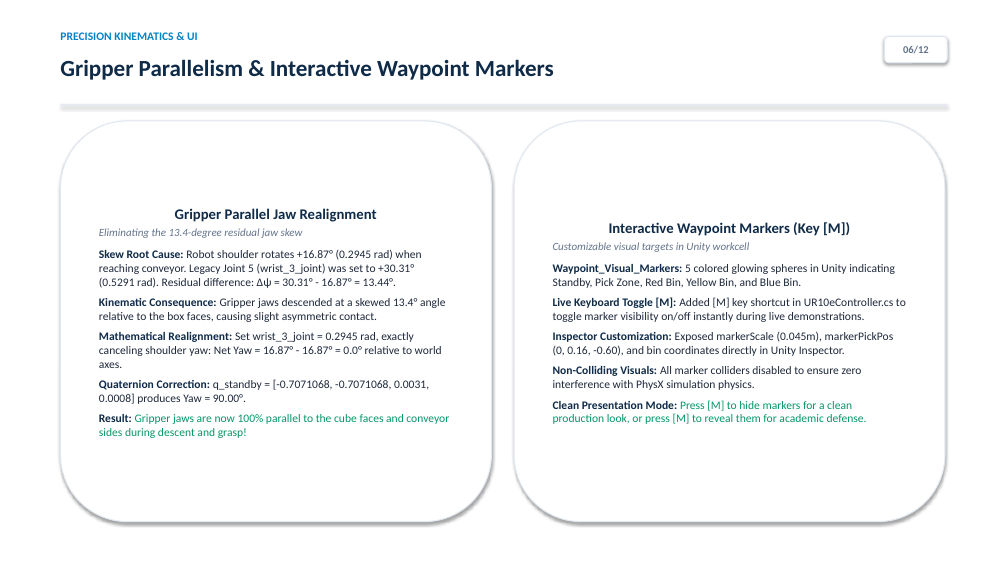
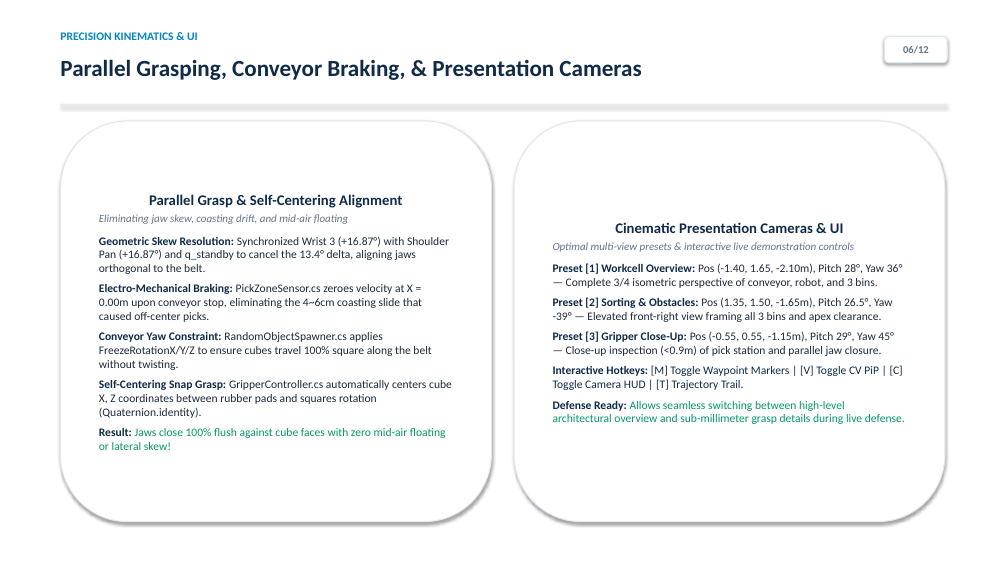
Before and after one commit to lnkduyy/VGU26-Project-UC8, a slide deck: slide 6 of docs/week07/UC8_Week07_Presentation.pptx. Drawn at 1008x567 pixels with LibreOffice and Linux fonts; fonts in the diff are those of the drawing. Boxes give left, top, right and bottom in pixels: in the first picture for what was removed or moved away, otherwise in the second. Text is boxed around its words. In the diff, an @@ line names an element or a change of style, - is before the commit and + after.

Commit message:
docs(week07): finalize presentation slides, PPTX, PDF and calibrate cinematic camera presets 1-3

```diff
--- a/docs/week07/UC8_Week07_Presentation.pptx
+++ b/docs/week07/UC8_Week07_Presentation.pptx
@@ text at (60, 59, 641, 80): text changed @@
-Gripper Parallelism & Interactive Waypoint Markers
+Parallel Grasping, Conveyor Braking, & Presentation Cameras
@@ text in rounded rectangle at (99, 194, 452, 450): text changed @@
-Gripper Parallel Jaw Realignment
-Eliminating the 13.4-degree residual jaw skew
-Skew Root Cause: Robot shoulder rotates +16.87° (0.2945 rad) when reaching conveyor. Legacy Joint 5 (wrist_3_joint) was set to +30.31° (0.5291 rad). Residual difference: Δψ = 30.31° - 16.87° = 13.44°.
-Kinematic Consequence: Gripper jaws descended at a skewed 13.4° angle relative to the box faces, causing slight asymmetric contact.
-Mathematical Realignment: Set wrist_3_joint = 0.2945 rad, exactly canceling shoulder yaw: Net Yaw = 16.87° - 16.87° = 0.0° relative to world axes.
-Quaternion Correction: q_standby = [-0.7071068, -0.7071068, 0.0031, 0.0008] produces Yaw = 90.00°.
-Result: Gripper jaws are now 100% parallel to the cube faces and conveyor sides during descent and grasp!
+Parallel Grasp & Self-Centering Alignment
+Eliminating jaw skew, coasting drift, and mid-air floating
+Geometric Skew Resolution: Synchronized Wrist 3 (+16.87°) with Shoulder Pan (+16.87°) and q_standby to cancel the 13.4° delta, aligning jaws orthogonal to the belt.
+Electro-Mechanical Braking: PickZoneSensor.cs zeroes velocity at X = 0.00m upon conveyor stop, eliminating the 4~6cm coasting slide that caused off-center picks.
+Conveyor Yaw Constraint: RandomObjectSpawner.cs applies FreezeRotationX/Y/Z to ensure cubes travel 100% square along the belt without twisting.
+Self-Centering Snap Grasp: GripperController.cs automatically centers cube X, Z coordinates between rubber pads and squares rotation (Quaternion.identity).
+Result: Jaws close 100% flush against cube faces with zero mid-air floating or lateral skew!
@@ text in rounded rectangle at (553, 222, 905, 424): text changed @@
-Interactive Waypoint Markers (Key [M])
-Customizable visual targets in Unity workcell
-Waypoint_Visual_Markers: 5 colored glowing spheres in Unity indicating Standby, Pick Zone, Red Bin, Yellow Bin, and Blue Bin.
-Live Keyboard Toggle [M]: Added [M] key shortcut in UR10eController.cs to toggle marker visibility on/off instantly during live demonstrations.
-Inspector Customization: Exposed markerScale (0.045m), markerPickPos (0, 0.16, -0.60), and bin coordinates directly in Unity Inspector.
-Non-Colliding Visuals: All marker colliders disabled to ensure zero interference with PhysX simulation physics.
-Clean Presentation Mode: Press [M] to hide markers for a clean production look, or press [M] to reveal them for academic defense.
+Cinematic Presentation Cameras & UI
+Optimal multi-view presets & interactive live demonstration controls
+Preset [1] Workcell Overview: Pos (-1.40, 1.65, -2.10m), Pitch 28°, Yaw 36° — Complete 3/4 isometric perspective of conveyor, robot, and 3 bins.
+Preset [2] Sorting & Obstacles: Pos (1.35, 1.50, -1.65m), Pitch 26.5°, Yaw -39° — Elevated front-right view framing all 3 bins and apex clearance.
+Preset [3] Gripper Close-Up: Pos (-0.55, 0.55, -1.15m), Pitch 29°, Yaw 45° — Close-up inspection (<0.9m) of pick station and parallel jaw closure.
+Interactive Hotkeys: [M] Toggle Waypoint Markers | [V] Toggle CV PiP | [C] Toggle Camera HUD | [T] Trajectory Trail.
+Defense Ready: Allows seamless switching between high-level architectural overview and sub-millimeter grasp details during live defense.
```
Also in this commit, not shown: 5 other files.
